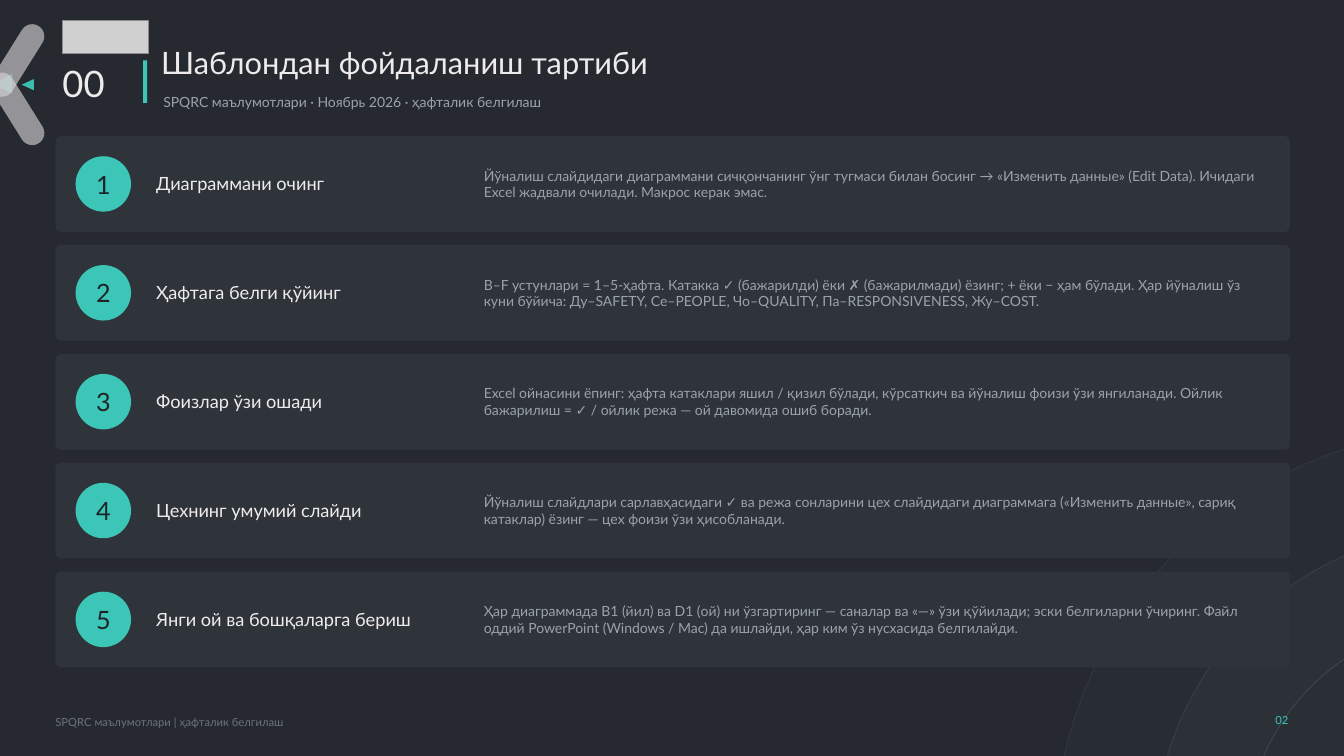
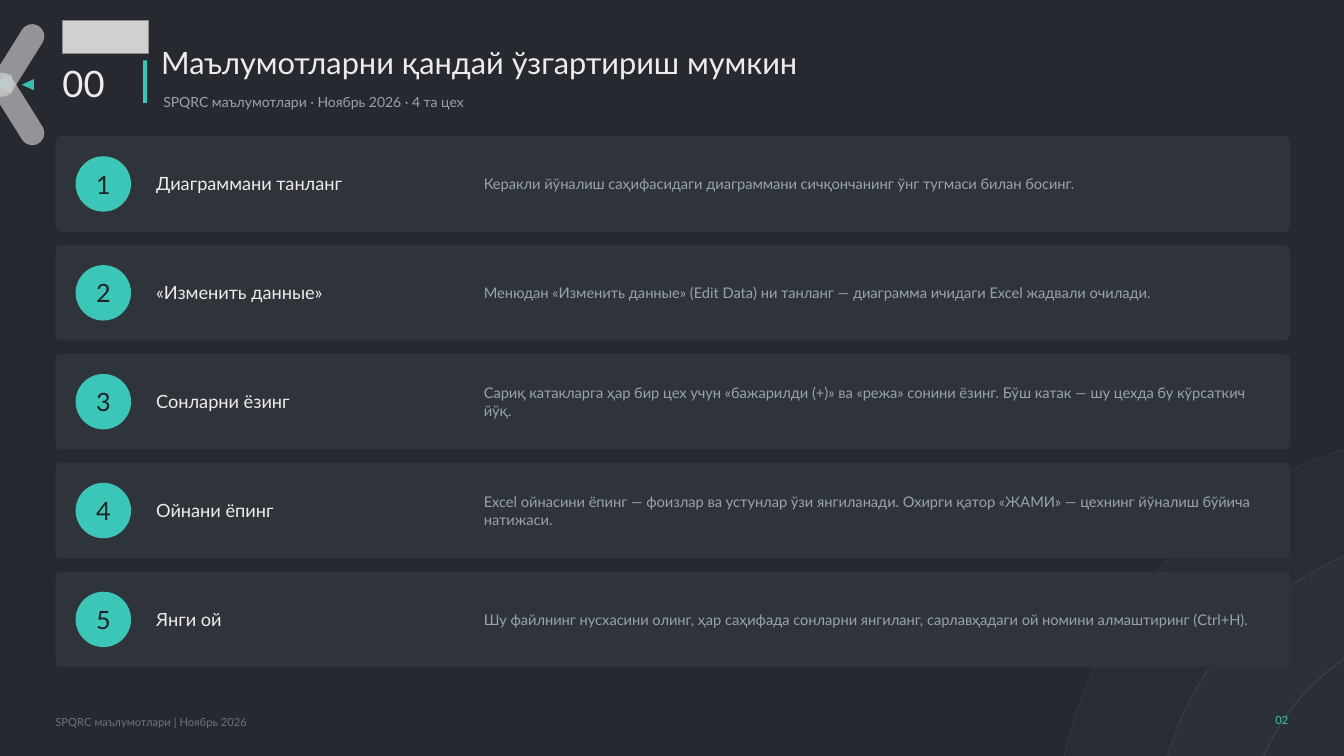
Before and after one commit to ula0740-ux/Loyha-, a slide deck: slide 2 of hisobot/spqrc/SPQRC_shablon.pptx. Drawn at 1344x756 pixels with LibreOffice and Linux fonts; fonts in the diff are those of the drawing; grey boxes stand for pictures. Boxes give left, top, right and bottom in pixels: in the first picture for what was removed or moved away, otherwise in the second. Text is boxed around its words. In the diff, an @@ line names an element or a change of style, - is before the commit and + after.

```diff
--- a/hisobot/spqrc/SPQRC_shablon.pptx
+++ b/hisobot/spqrc/SPQRC_shablon.pptx
@@ text at (x1=161, y1=52, x2=797, y2=80): text changed @@
-Шаблондан фойдаланиш тартиби
+Маълумотларни қандай ўзгартириш мумкин
@@ text at (x1=163, y1=97, x2=464, y2=110): text changed @@
-SPQRC маълумотлари · Ноябрь 2026 · ҳафталик белгилаш
+SPQRC маълумотлари · Ноябрь 2026 · 4 та цех
@@ text at (x1=156, y1=177, x2=342, y2=193): text changed @@
-Диаграммани очинг
+Диаграммани танланг
@@ text at (x1=484, y1=178, x2=1074, y2=192): text changed; size 10 to 10.5 pt @@
-Йўналиш слайдидаги диаграммани сичқончанинг ўнг тугмаси билан босинг → «Изменить данные» (Edit Data). Ичидаги Excel жадвали очилади. Макрос керак эмас.
+Керакли йўналиш саҳифасидаги диаграммани сичқончанинг ўнг тугмаси билан босинг.
@@ text at (x1=156, y1=286, x2=322, y2=302): text changed @@
-Ҳафтага белги қўйинг
+«Изменить данные»
@@ text at (x1=484, y1=287, x2=1151, y2=301): text changed; size 10 to 10.5 pt @@
-B–F устунлари = 1–5-ҳафта. Катакка ✓ (бажарилди) ёки ✗ (бажарилмади) ёзинг; + ёки − ҳам бўлади. Ҳар йўналиш ўз куни бўйича: Ду–SAFETY, Се–PEOPLE, Чо–QUALITY, Па–RESPONSIVENESS, Жу–COST.
+Менюдан «Изменить данные» (Edit Data) ни танланг — диаграмма ичидаги Excel жадвали очилади.
@@ text at (x1=484, y1=387, x2=1245, y2=419): text changed; size 10 to 10.5 pt @@
-Excel ойнасини ёпинг: ҳафта катаклари яшил / қизил бўлади, кўрсаткич ва йўналиш фоизи ўзи янгиланади. Ойлик бажарилиш = ✓ / ойлик режа — ой давомида ошиб боради.
+Сариқ катакларга ҳар бир цех учун «бажарилди (+)» ва «режа» сонини ёзинг. Бўш катак — шу цехда бу кўрсаткич йўқ.
@@ text at (x1=156, y1=395, x2=290, y2=411): text changed @@
-Фоизлар ўзи ошади
+Сонларни ёзинг
@@ text at (x1=156, y1=504, x2=274, y2=517): text changed @@
-Цехнинг умумий слайди
+Ойнани ёпинг
@@ text at (x1=484, y1=496, x2=1250, y2=525): text changed; size 10 to 10.5 pt @@
-Йўналиш слайдлари сарлавҳасидаги ✓ ва режа сонларини цех слайдидаги диаграммага («Изменить данные», сариқ катаклар) ёзинг — цех фоизи ўзи ҳисобланади.
+Excel ойнасини ёпинг — фоизлар ва устунлар ўзи янгиланади. Охирги қатор «ЖАМИ» — цехнинг йўналиш бўйича натижаси.
@@ text at (x1=156, y1=613, x2=222, y2=626): text changed @@
-Янги ой ва бошқаларга бериш
+Янги ой
@@ text at (x1=484, y1=614, x2=1247, y2=628): text changed; size 10 to 10.5 pt @@
-Ҳар диаграммада B1 (йил) ва D1 (ой) ни ўзгартиринг — саналар ва «—» ўзи қўйилади; эски белгиларни ўчиринг. Файл оддий PowerPoint (Windows / Mac) да ишлайди, ҳар ким ўз нусхасида белгилайди.
+Шу файлнинг нусхасини олинг, ҳар саҳифада сонларни янгиланг, сарлавҳадаги ой номини алмаштиринг (Ctrl+H).
@@ text at (x1=55, y1=718, x2=247, y2=728): text changed @@
-SPQRC маълумотлари | ҳафталик белгилаш
+SPQRC маълумотлари | Ноябрь 2026
```
Also in this commit, not shown: 6 other slides changed, 19 slides removed, 1 other file.
